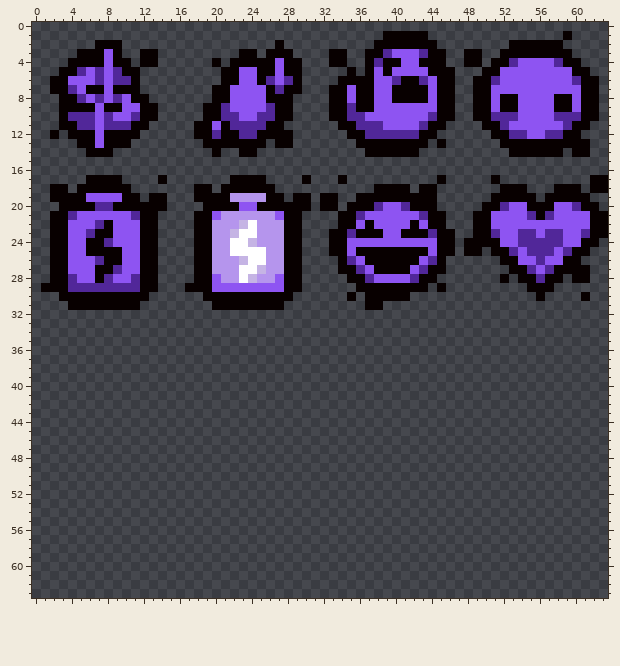
Pixel-art sprite, stored at resources/gfx/ui/curses.png. This is how it looked before the edit.
The file is 64x64 pixels.
After:
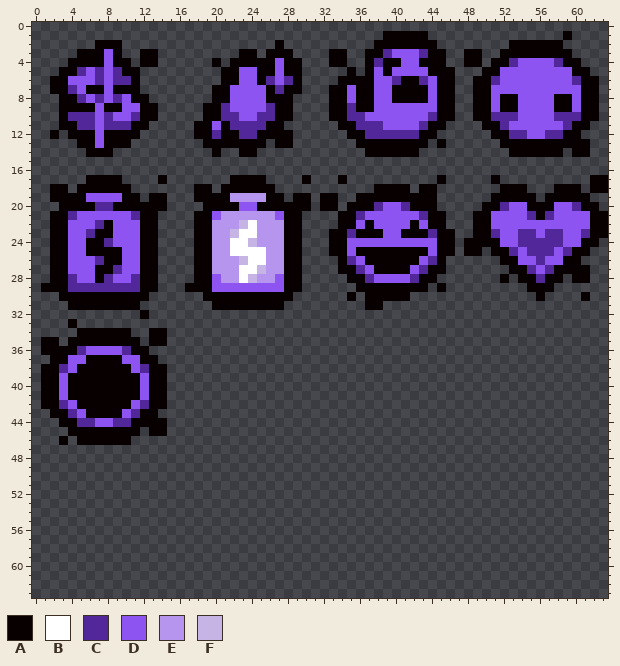
Palette (. is transparent): A #080000  B #ffffff  C #512799  D #8e54f2  E #b595ed  F #c5b4e4
The author wrote: add curse of the hollow
The edit:
y 32: x 12 . -> A
y 33: x 4 . -> A
y 34: x 5..10 ...... -> AAAAAA; x 13..14 .. -> AA
y 35: x 1..2 .. -> AA; x 4..11 ........ -> AAAAAAAA; x 13..14 .. -> AA
y 36: x 1..12 ............ -> AAAACDDDDCAA
y 37: x 2..13 ............ -> AADDAAAADDAA
y 38: x 1..14 .............. -> AACDAAAAAADCAA
y 39..41: x 1..14 .............. -> AADAAAAAAAADAA
y 42: x 1..14 .............. -> AACDAAAAAADCAA
y 43: x 2..13 ............ -> AACDAAAADCAA
y 44: x 3..14 ............ -> AACCDDCCAAAA
y 45: x 4..11 ........ -> AAAAAAAA; x 13..14 .. -> AA
y 46: x 3 . -> A; x 5..10 ...... -> AAAAAA
Changed places in both pictures, as pixel boxes (x1, y1, x2, y2):
added: (41, 310, 167, 445)
